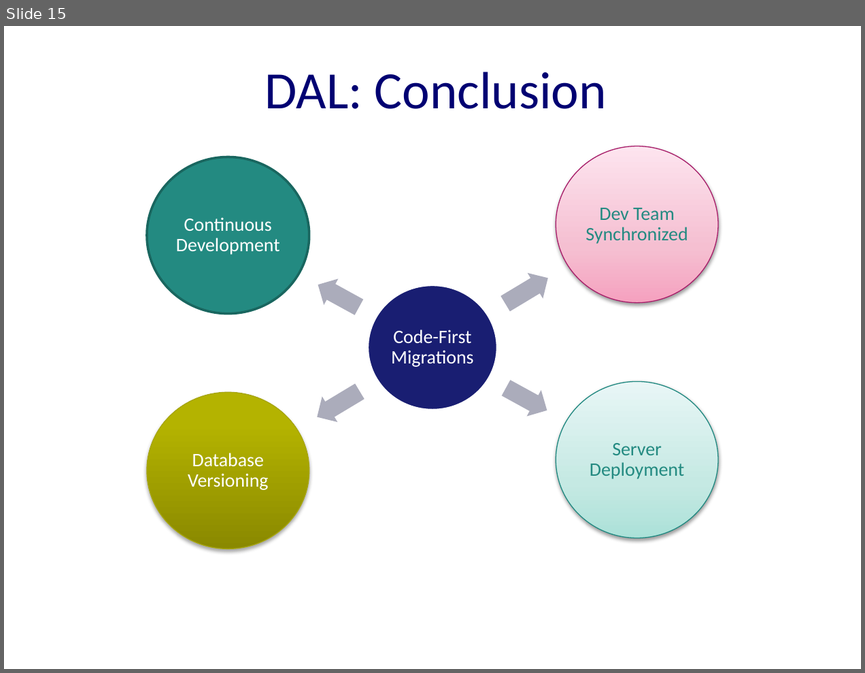
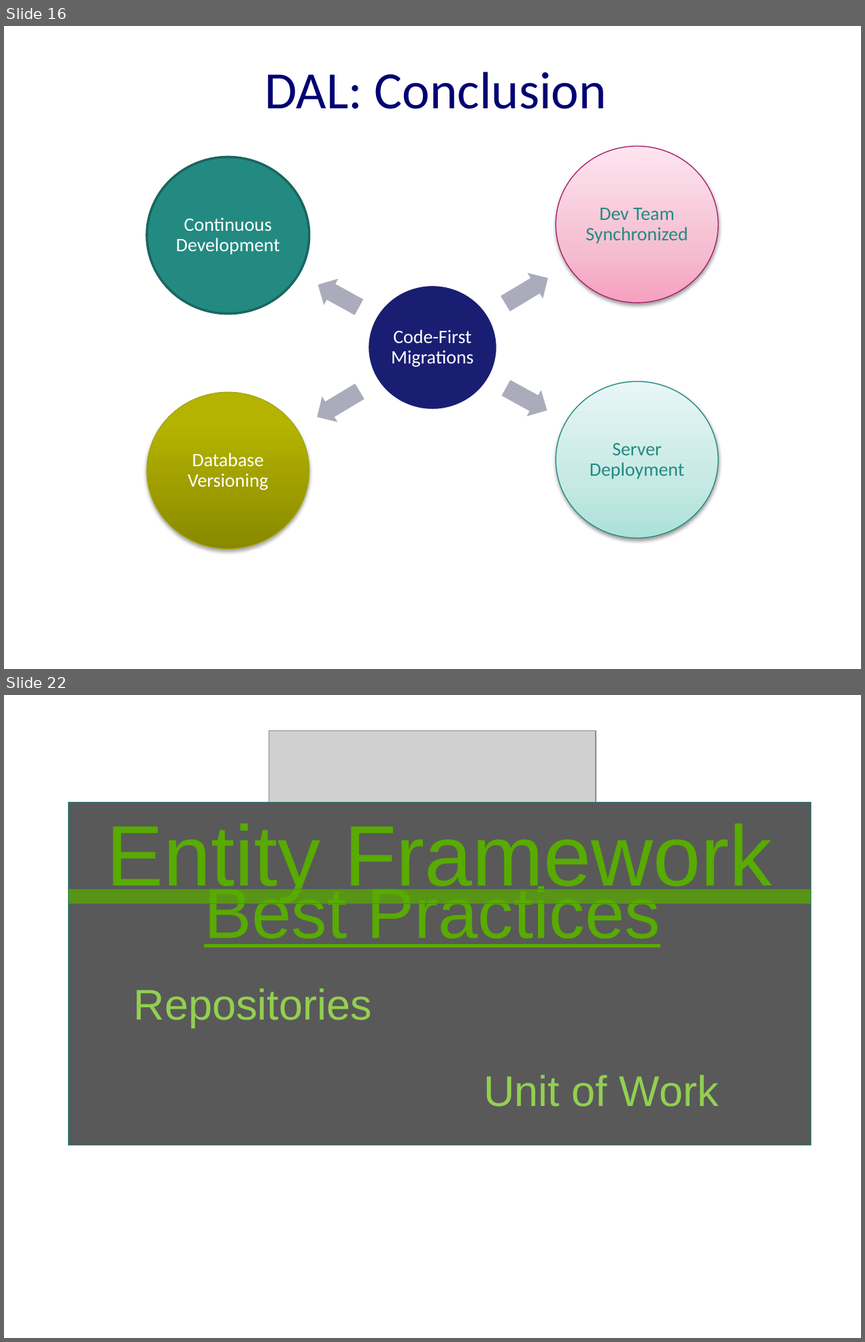
Before and after one commit to excellalabs/ExcellaLean, a slide deck: _presentations/CodeFirstMigrations.pptx. Shown one above the other, each under a label of ours: slide 15 before the commit, slides 16 and 22 after it; the slides between them are not shown. The pictures are 865x673 and 865x1342 pixels, drawn with LibreOffice and Linux fonts; fonts in the diff are those of the drawing; grey boxes stand for pictures; background and template pictures are left out. Boxes give left, top, right and bottom in pixels: in the first picture for what was removed or moved away, otherwise in the second. Text is boxed around its words. In the diff, an @@ line names an element or a change of style, - is before the commit and + after.

```diff
--- a/_presentations/CodeFirstMigrations.pptx
+++ b/_presentations/CodeFirstMigrations.pptx
@@ slide 22 added at (4, 695, 861, 1338), background #FFFFFF @@
@@ picture added at (269, 731, 595, 860) @@
@@ rectangle added at (68, 802, 811, 1145), fill #595959, outline #238A81 0.75 pt @@
@@ text added at (106, 824, 772, 901), 72 pt, text #58AB00 @@
+Entity Framework
@@ rectangle added at (68, 889, 811, 904), fill #58AB00 at 74% opacity, outline #238A81 0.75 pt @@
@@ text added at (204, 881, 660, 947), 60 pt, text #58AB00, underline @@
+Best Practices
@@ text added at (134, 988, 372, 1027), 36 pt, text #92D050 @@
+Repositories
@@ text added at (483, 1074, 719, 1106), 36 pt, text #92D050 @@
+Unit of Work
@@ what was slide 15 is now slide 16 @@
```
Also in this commit, not shown: 1 slide changed, 17 other slides added, 8 slides removed, 2 other files.
